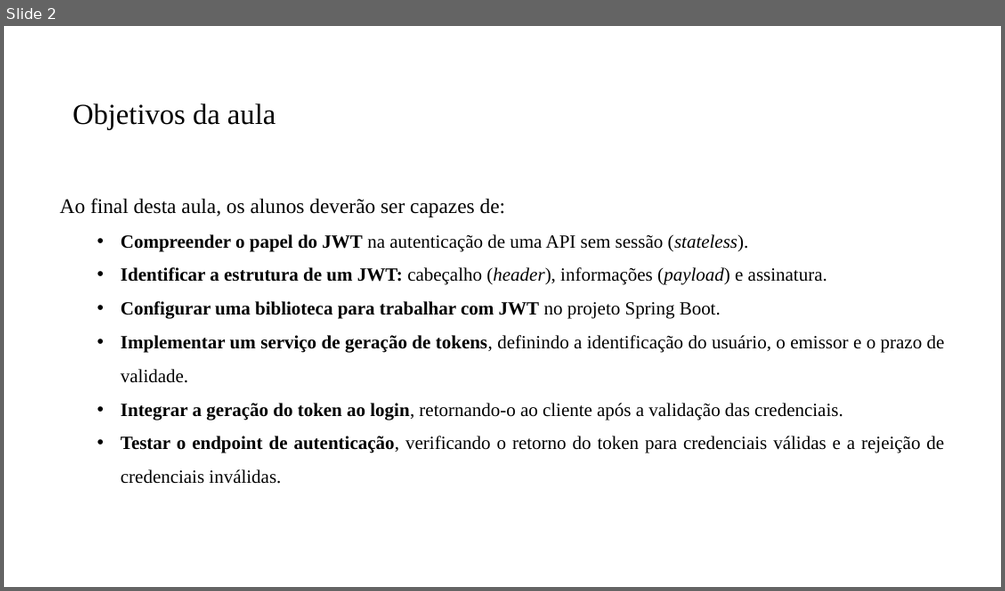
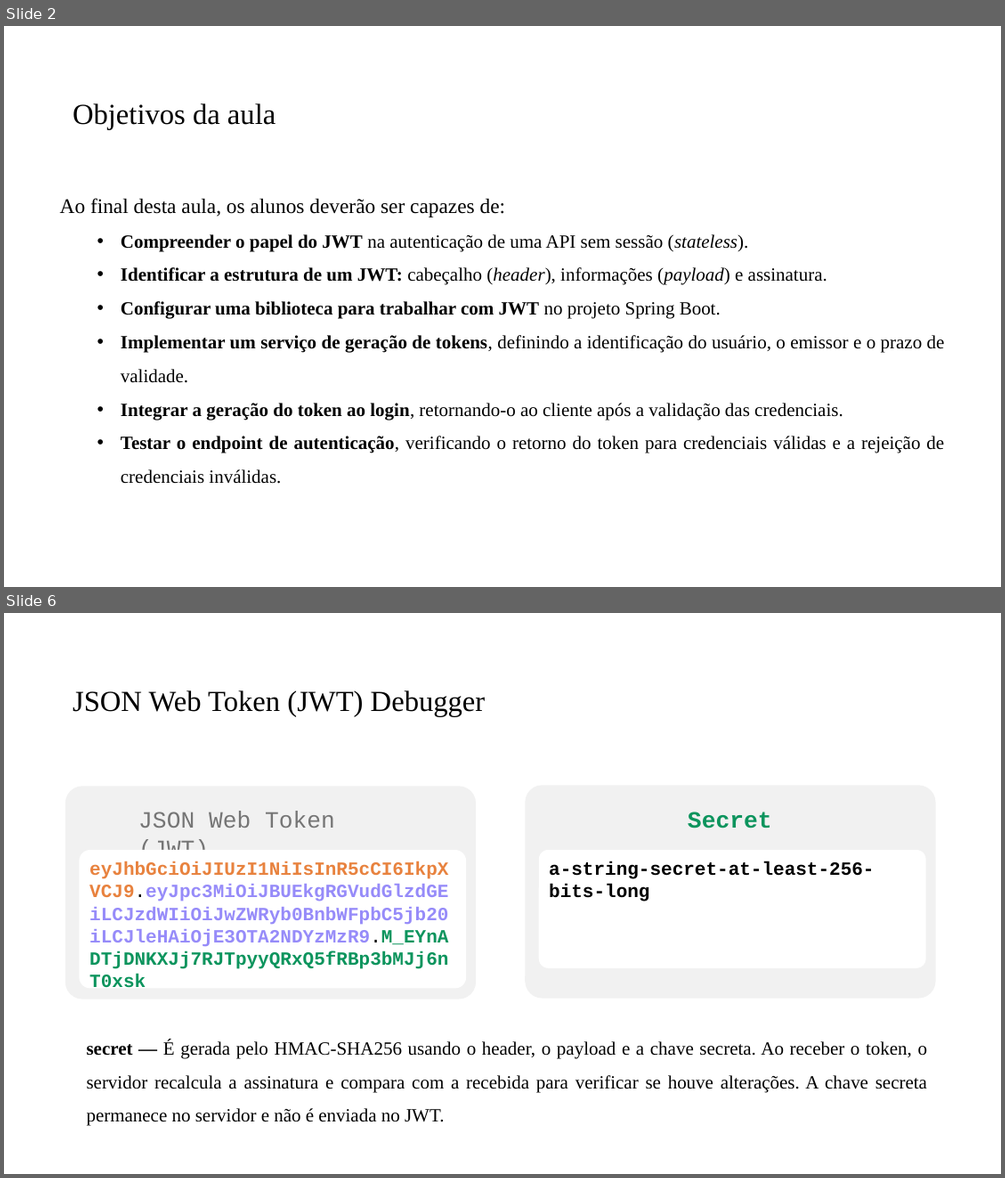
Before and after one commit to PedroMiho/UMC, a slide deck: engenharia-software/software-corporativo/boas-praticas/aula-07-JWT/spring-security.pptx. Shown one above the other, each under a label of ours: slide 2 before the commit, slides 2 and 6 after it; the slides between them are not shown. The pictures are 1005x591 and 1005x1178 pixels, drawn with LibreOffice and Linux fonts; fonts in the diff are those of the drawing; background and template pictures are left out. Boxes give left, top, right and bottom in pixels: in the first picture for what was removed or moved away, otherwise in the second. Text is boxed around its words. In the diff, an @@ line names an element or a change of style, - is before the commit and + after.

```diff
--- a/engenharia-software/software-corporativo/boas-praticas/aula-07-JWT/spring-security.pptx
+++ b/engenharia-software/software-corporativo/boas-praticas/aula-07-JWT/spring-security.pptx
@@ slide 6 added at <box>4,613,1001,1174</box>, background #FFFFFF @@
@@ title added at <box>73,690,485,717</box>, 28 pt, text #000000 @@
+JSON Web Token (JWT) Debugger
@@ rounded rectangle added at <box>65,786,476,999</box>, fill #F1F1F1 @@
@@ rounded rectangle added at <box>526,785,936,998</box>, fill #F1F1F1 @@
@@ text added at <box>138,811,335,862</box>, 22.5 pt, text #757575 @@
+JSON Web Token (JWT)
@@ text added at <box>688,811,772,828</box>, 22.5 pt, text #0C945D, bold @@
+Secret
@@ rounded rectangle added at <box>79,850,466,989</box>, fill #FFFFFF, 18 pt, text #968BF9, bold @@
+eyJhbGciOiJIUzI1NiIsInR5cCI6IkpXVCJ9.eyJpc3MiOiJBUEkgRGVudGlzdGEiLCJzdWIiOiJwZWRyb0BnbWFpbC5jb20iLCJleHAiOjE3OTA2NDYzMzR9.M_EYnADTjDNKXJj7RJTpyyQRxQ5fRBp3bMJj6nT0xsk
@@ rounded rectangle added at <box>539,850,926,968</box>, fill #FFFFFF, 18 pt, text #000000, bold @@
+a-string-secret-at-least-256-bits-long
@@ text added at <box>87,1040,927,1126</box>, 18 pt, text #000000 @@
+secret — É gerada pelo HMAC-SHA256 usando o header, o payload e a chave secreta. Ao receber o token, o servidor recalcula a assinatura e compara com a recebida para verificar se houve alterações. A chave secreta permanece no servidor e não é enviada no JWT.
```
Also in this commit, not shown: 1 slide changed, 12 other slides added.
